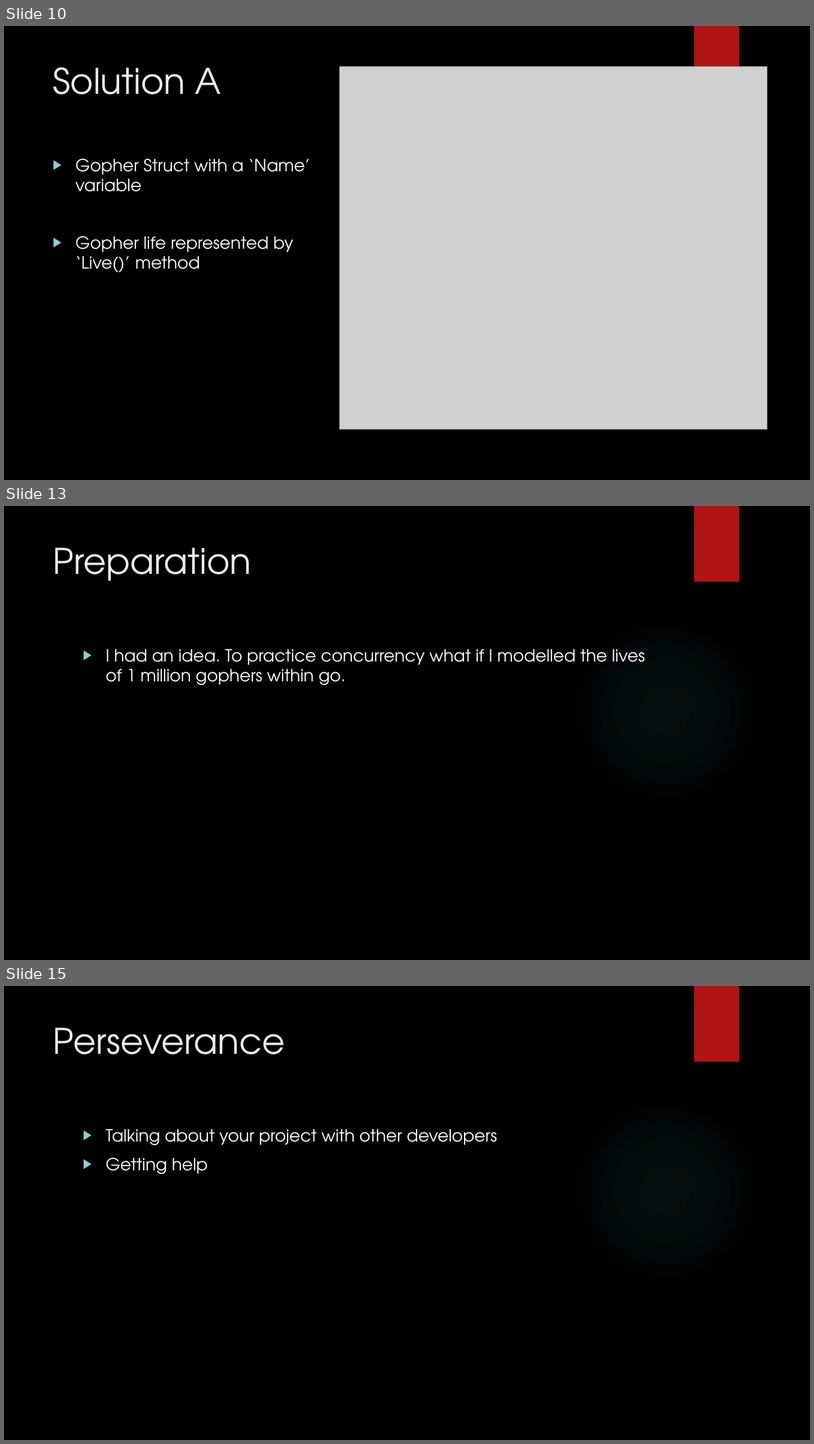
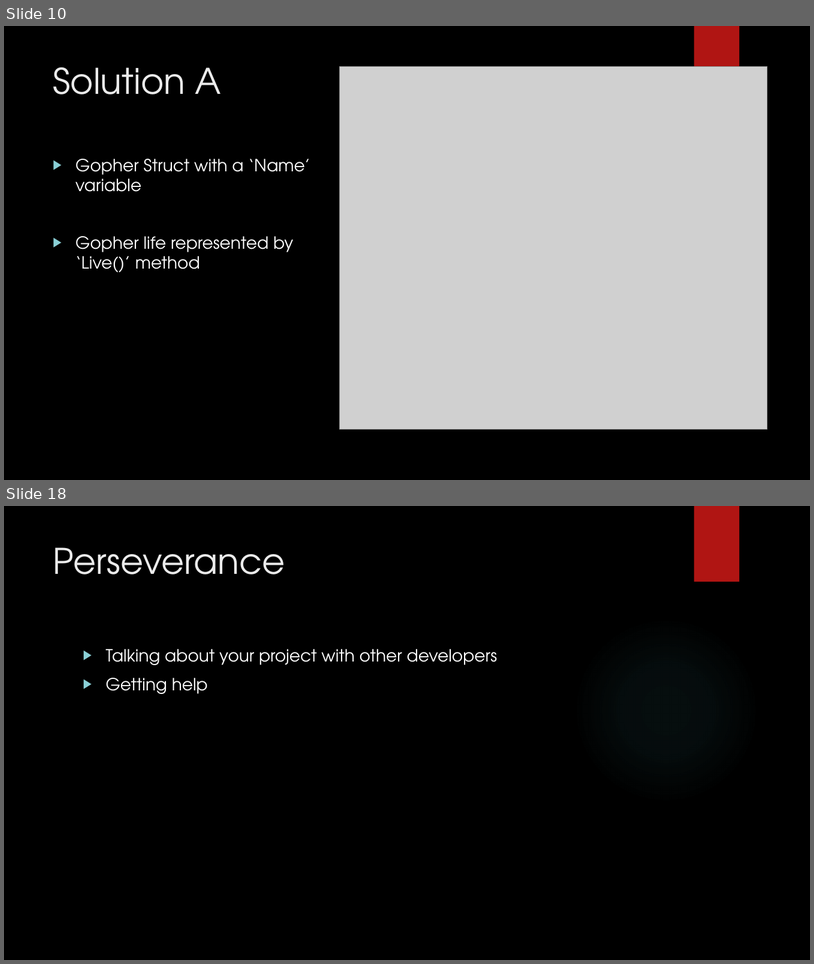
Before and after one commit to jaminologist/GopherLife, a slide deck: GopherLife.pptx. Shown one above the other, each under a label of ours: slides 10, 13 and 15 before the commit, slides 10 and 18 after it; the slides between them are not shown. The pictures are 814x1444 and 814x964 pixels, drawn with LibreOffice and Linux fonts; fonts in the diff are those of the drawing; grey boxes stand for pictures; background and template pictures are left out. Boxes give left, top, right and bottom in pixels: in the first picture for what was removed or moved away, otherwise in the second. Text is boxed around its words. In the diff, an @@ line names an element or a change of style, - is before the commit and + after.

```diff
--- a/GopherLife.pptx
+++ b/GopherLife.pptx
@@ slide 13 removed at <box>4,506,810,960</box>, background picture (left out); not listed: 2 template elements that a slide beside it also shows @@
@@ title removed at <box>53,547,251,581</box> @@
-Preparation
@@ text removed at <box>106,649,645,685</box> @@
-▶ I had an idea. To practice concurrency what if I modelled the lives of 1 million gophers within go.
@@ what was slide 15 is now slide 18 @@
```
Also in this commit, not shown: 5 slides changed, 5 slides added, 2 other files.
